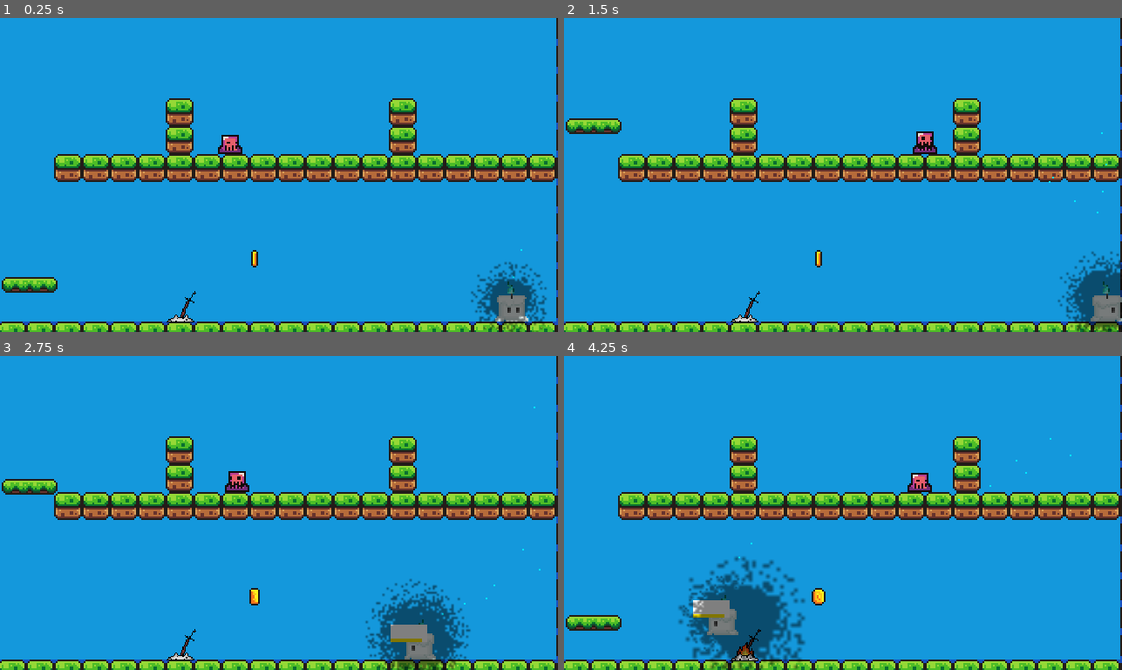
Above: before the commit, frames 1-4 (two rows, left to right).
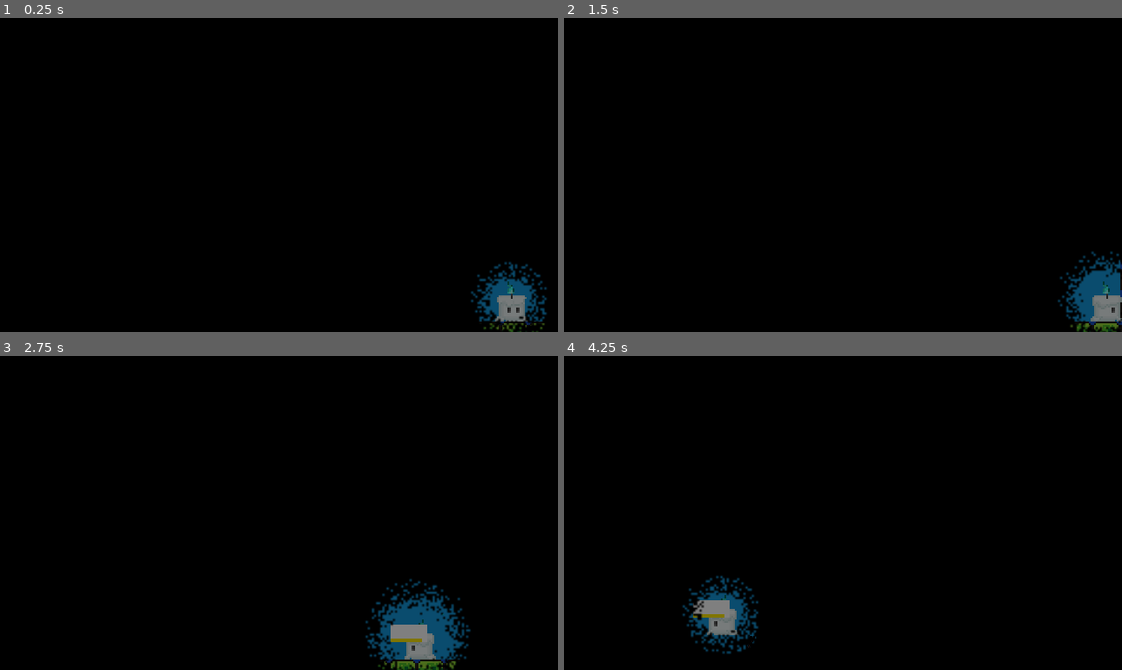
Above: after the commit, the same moments.

Repository: UlricBon/Unseen-Forces
Game: Godot game, scene res://Scene/game.tscn
The game is run twice, just before and just after one commit, with the same random seed, the same clock (stepped at 60 frames per second) and the same inputs.
Inputs:
- Up to frame 1 (0.25 s): no input
- Up to frame 2 (1.5 s): hold E (Interact) 0.53-1.28 s; hold Right (Right) from 0.53 s (still down); tap W (Jump) at 0.77 s; tap E (Interact) at 1.35 s
- Up to frame 3 (2.75 s): tap W (Jump) at 1.52 s; release Right (Right) at 2.03 s; hold A (Left) from 2.03 s (still down); hold E (Interact) from 2.03 s (still down)
- Up to frame 4 (4.25 s): keep holding A (Left); release E (Interact) at 2.78 s; tap E (Interact) at 2.85 s; tap W (Jump) at 3.02, 3.77 s; hold E (Interact) from 3.53 s (still down)

The runs differ from the first frame. In frame 1, 99% of the frame differs, in the area x 0-100%, y 0-100%; in frame 2, 98%; in frame 3, 98%; in frame 4, 99%.

Commit message:
fixed hold

Diff:
--- a/Scene/game.tscn
+++ b/Scene/game.tscn
@@ -476,7 +476,6 @@
 autoplay = "Platgorm Move"
 
 [node name="CanvasModulate" type="CanvasModulate" parent="."]
-visible = false
 color = Color(0, 0, 0, 1)
 
 [node name="TorchScene" parent="." instance=ExtResource("4_aacbl")]
--- a/Scene/player.tscn
+++ b/Scene/player.tscn
@@ -182,6 +182,9 @@
 color = Color(0, 0.905882, 1, 1)
 
 [node name="interact_radius" parent="." instance=ExtResource("4_bebo5")]
+collision_layer = 15
+collision_mask = 15
 
+[connection signal="area_entered" from="interact_radius" to="." method="_on_interact_radius_area_entered"]
 [connection signal="body_entered" from="interact_radius" to="." method="_on_interact_radius_body_entered"]
 [connection signal="interact" from="interact_radius" to="." method="_on_interact_radius_interact"]
--- a/Scene/torch/torch_scene.gd
+++ b/Scene/torch/torch_scene.gd
@@ -19,12 +19,22 @@
 	pass
 
 
+#
+#func _on_body_entered(body):
+	#
+	#if body is CharacterBody2D:
+		#print(body)
+		#animated_sprite.visible = true
+		#animated_sprite.play()
+		#sprite.visible = false
+		#light.light_scale = 2
 
-func _on_body_entered(body):
+func light_up():
+	animated_sprite.visible = true
+	animated_sprite.play()
+	sprite.visible = false
+	light.light_scale = 2
 
-	if body is CharacterBody2D:
-		print(body)
-		animated_sprite.visible = true
-		animated_sprite.play()
-		sprite.visible = false
-		light.light_scale = 2
+
+#func _on_interact_radius_body_entered(body):
+	#pass # Replace with function body.
--- a/Scene/torch/torch_scene.tscn
+++ b/Scene/torch/torch_scene.tscn
@@ -41,7 +41,8 @@
 "speed": 5.0
 }]
 
-[node name="TorchScene" type="Area2D"]
+[node name="TorchScene" type="Area2D" groups=["torch"]]
+collision_layer = 2
 collision_mask = 2
 script = ExtResource("1_v12qk")
 
--- a/Scripts/player.gd
+++ b/Scripts/player.gd
@@ -64,3 +64,9 @@
 func _on_interact_radius_interact():
 	interact_object.light_up()
 	pass # Replace with function body.
+
+
+func _on_interact_radius_area_entered(area):
+	print(area)
+	interact_object = area
+	pass # Replace with function body.
Not shown: 1 places in Scene/player.tscn that only renumber resources
